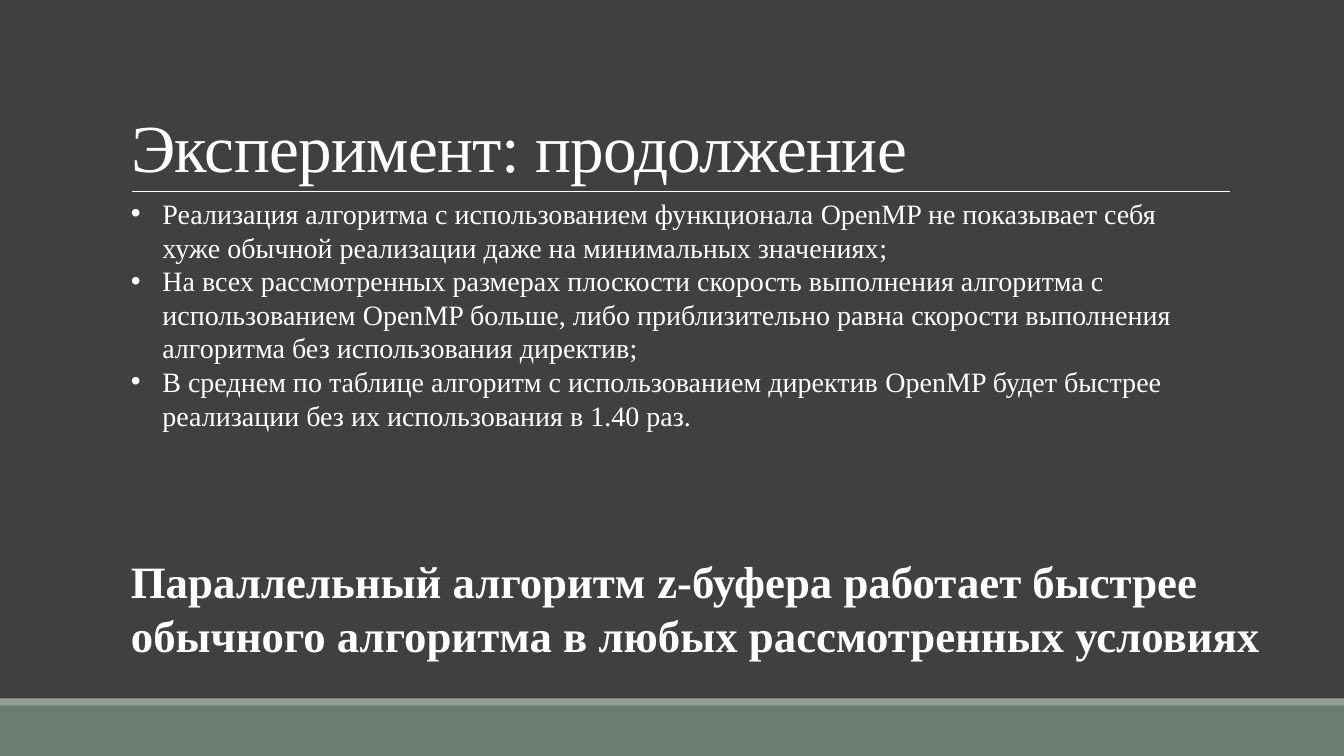
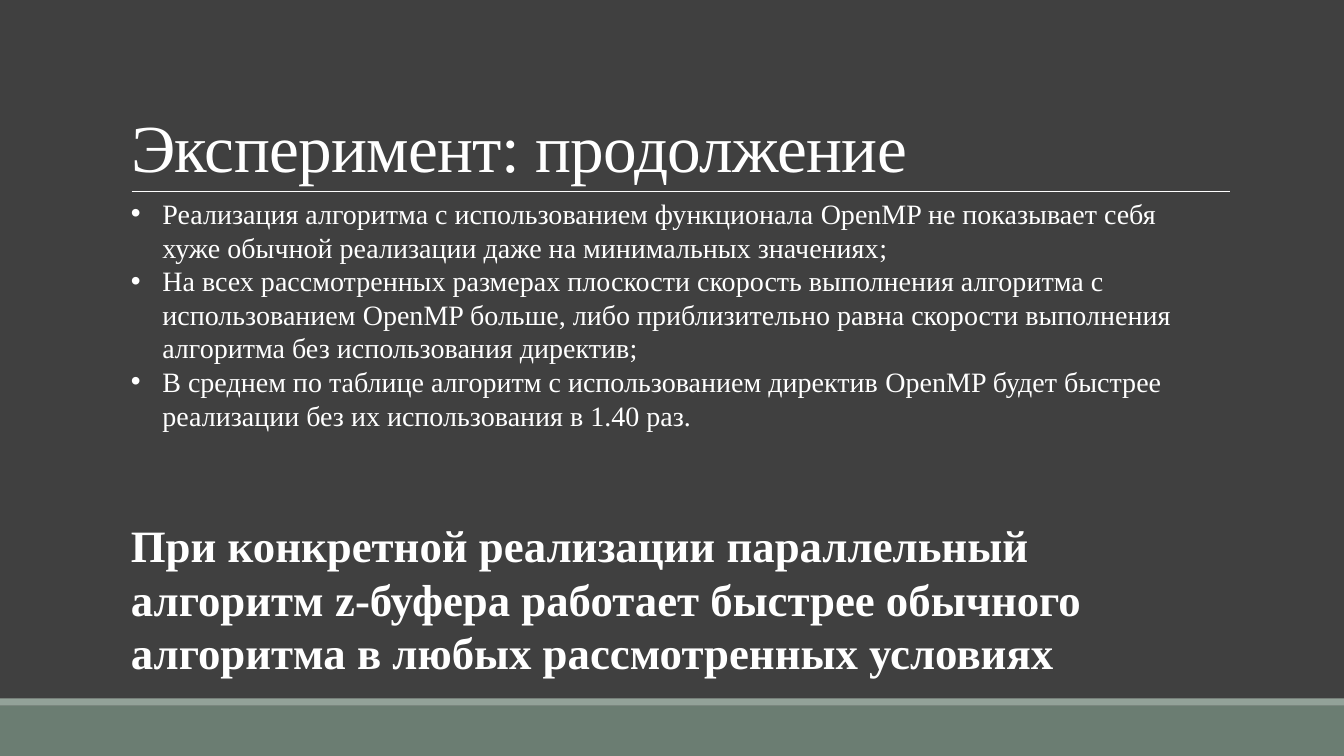
Before and after one commit to TheSawIsTheLaw/ComputerGraphicsCoursework, a slide deck: slide 19 of Presentation/CurseWorkYakuba.pptx. Drawn at 1344x756 pixels with LibreOffice and Linux fonts; fonts in the diff are those of the drawing. Boxes give left, top, right and bottom in pixels: in the first picture for what was removed or moved away, otherwise in the second. Text is boxed around its words. In the diff, an @@ line names an element or a change of style, - is before the commit and + after.

```diff
--- a/Presentation/CurseWorkYakuba.pptx
+++ b/Presentation/CurseWorkYakuba.pptx
@@ text at <box>131,531,1081,679</box>: text changed @@
-Параллельный алгоритм z-буфера работает быстрее обычного алгоритма в любых рассмотренных условиях
+При конкретной реализации параллельный алгоритм z-буфера работает быстрее обычного алгоритма в любых рассмотренных условиях
```
Also in this commit, not shown: 4 other slides changed, 2 other files.
